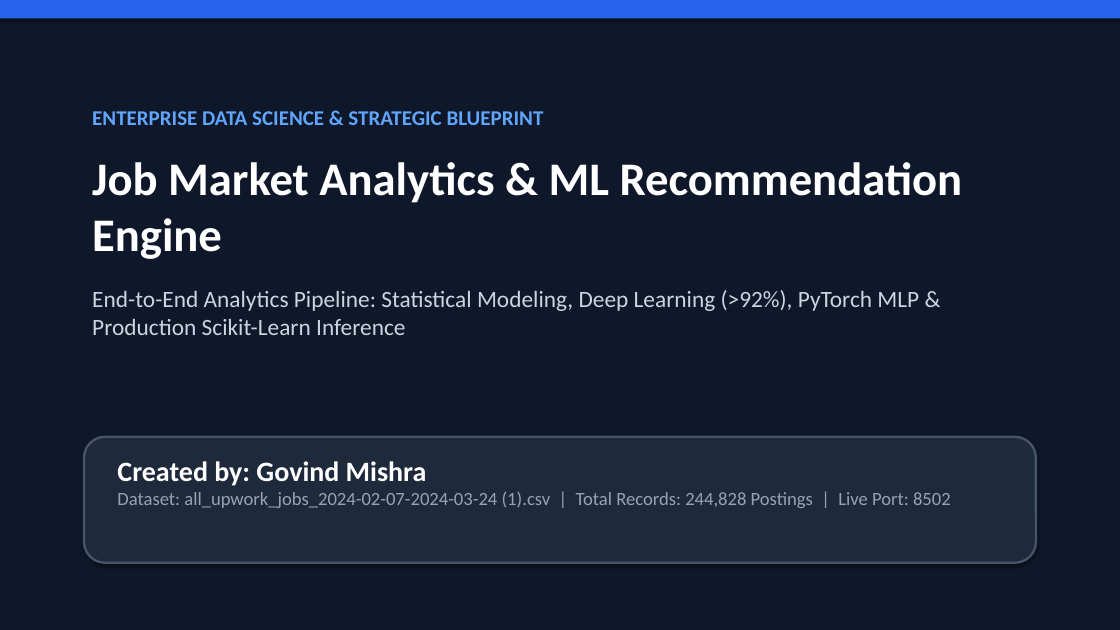
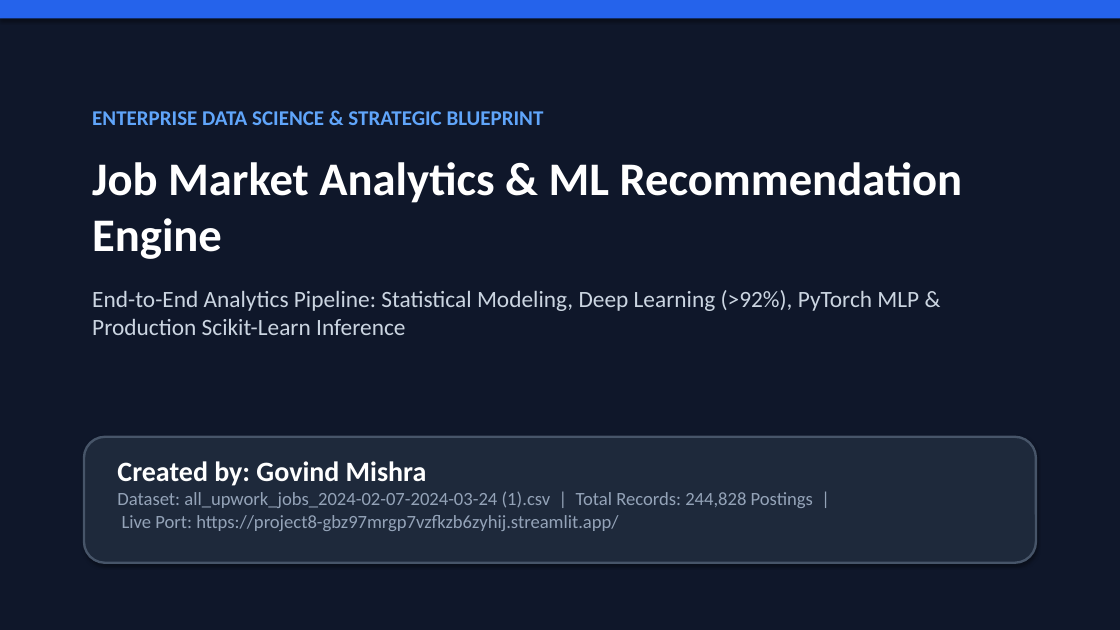
Before and after one commit to govindmishra022-sys/project_8, a slide deck: slide 1 of Job_Market_Analytics_Executive_Presentation.pptx. Drawn at 1120x630 pixels with LibreOffice and Linux fonts; fonts in the diff are those of the drawing. Boxes give left, top, right and bottom in pixels: in the first picture for what was removed or moved away, otherwise in the second. Text is boxed around its words. In the diff, an @@ line names an element or a change of style, - is before the commit and + after.

```diff
--- a/Job_Market_Analytics_Executive_Presentation.pptx
+++ b/Job_Market_Analytics_Executive_Presentation.pptx
@@ text at box(117, 491, 813, 531): text changed @@
-Dataset: all_upwork_jobs_2024-02-07-2024-03-24 (1).csv | Total Records: 244,828 Postings | Live Port: 8502
+Dataset: all_upwork_jobs_2024-02-07-2024-03-24 (1).csv | Total Records: 244,828 Postings |
+Live Port: https://project8-gbz97mrgp7vzfkzb6zyhij.streamlit.app/
```
Also in this commit, not shown: 1 other slide changed, 2 slides removed, 1 other file.
